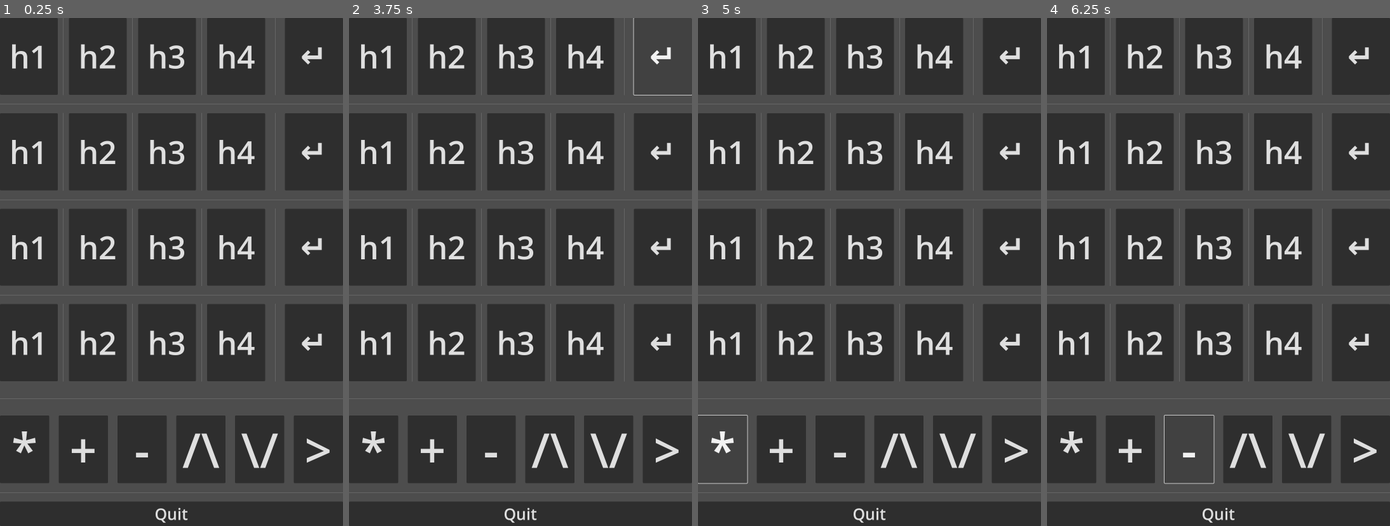
Above: before the commit, frames 1-4 (left to right).
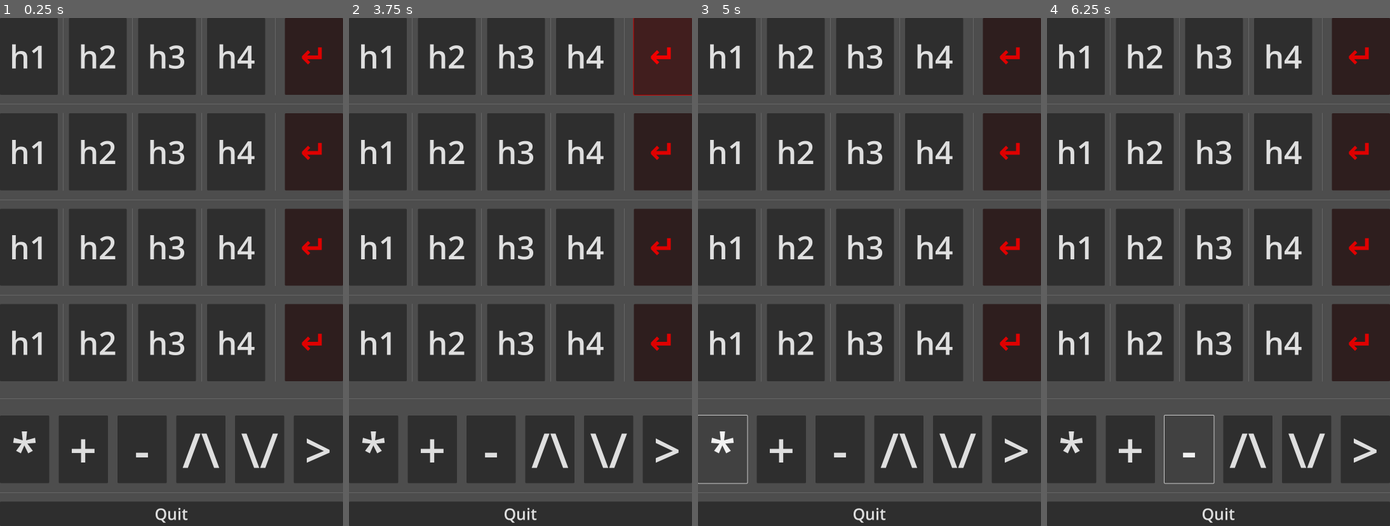
Above: after the commit, the same moments.

Repository: LibreTactile/light-launcher
Game: Godot game, scene res://scenes/home.tscn
Same seed, same stepped clock (60 frames per second), same inputs: the game is played once before the commit and once after it.
Inputs:
- Up to frame 1 (0.25 s): no input
- Up to frame 2 (3.75 s): click "h1" at 0.5 s; click "h2" at 1.25 s; click "h3" at 2 s; click "h4" at 2.75 s; click "↵" at 3.5 s
- Up to frame 3 (5 s): click "*" at 4.25 s
- Up to frame 4 (6.25 s): click "+" at 5 s; click "-" at 5.75 s

The runs differ from the first frame. In frame 1, 0.4% of the frame differs, in the area x 87-94%, y 5-66%; in frame 2, 2.9%, in the area x 82-100%, y 0-66%; in frame 3, 0.4%; in frame 4, 0.4%.

Commit message:
[feat] Vibration pattern for ACTIVE & INACTIVE states row element

Diff:
--- a/scenes/prefabs/TOMAT_UIelement_row.tscn
+++ b/scenes/prefabs/TOMAT_UIelement_row.tscn
@@ -1,4 +1,6 @@
-[gd_scene format=3 uid="uid://d0hlmds2bmo4c"]
+[gd_scene load_steps=2 format=3 uid="uid://d0hlmds2bmo4c"]
+
+[ext_resource type="Script" uid="uid://ckelvk0arxch" path="res://scripts/btn_rowElement.gd" id="1_smu3l"]
 
 [node name="element row" type="HBoxContainer"]
 size_flags_horizontal = 3
@@ -57,3 +59,4 @@
 size_flags_horizontal = 3
 theme_override_font_sizes/font_size = 100
 text = "↵"
+script = ExtResource("1_smu3l")
--- /dev/null
+++ b/scripts/btn_rowElement.gd
@@ -0,0 +1,138 @@
+extends Button
+
+# Enum for button states
+enum ButtonState {INACTIVE, ACTIVE, PULSATING}
+
+# Button properties
+var button_state = ButtonState.PULSATING
+var is_vibrating = false
+var vibration_timer = null
+var pulse_on_time = 0.2
+var pulse_off_time = 0.5
+var active_touches = {}  # Track all active touches and their inside status
+# Called when the node enters the scene tree for the first time
+func _ready():
+	vibration_timer = Timer.new()
+	add_child(vibration_timer)
+	vibration_timer.one_shot = true
+	vibration_timer.timeout.connect(_on_vibration_timer_timeout)
+	update_appearance()
+
+# Handle all input events
+func _input(event):
+	if not (event is InputEventScreenTouch or event is InputEventScreenDrag):
+		return
+
+	# Handle touch events
+	if event is InputEventScreenTouch:
+		if event.pressed:
+			# Touch started
+			var was_any_inside = active_touches.values().any(func(v): return v)
+			active_touches[event.index] = _is_point_inside(event.position)
+
+			if not was_any_inside and active_touches[event.index]:
+				_trigger_vibration()
+		else:
+			# Touch ended
+			var was_inside = active_touches.erase(event.index)
+			if was_inside:
+				_update_vibration_state()
+
+	# Handle drag events
+	if event is InputEventScreenDrag:
+		if active_touches.has(event.index):
+			var was_inside = active_touches[event.index]
+			var is_now_inside = _is_point_inside(event.position)
+			active_touches[event.index] = is_now_inside
+
+			if was_inside != is_now_inside:
+				_update_vibration_state()
+
+# Update vibration state based on all active touches
+func _update_vibration_state():
+	var any_inside = active_touches.values().any(func(val): return val)
+	if any_inside:
+		if not is_vibrating:
+			_trigger_vibration()
+	else:
+		_stop_vibration()
+
+# Trigger vibration based on button state
+func _trigger_vibration():
+	is_vibrating = true
+	match button_state:
+		ButtonState.ACTIVE:
+			start_continuous_vibration(50, 50,1.0)
+		ButtonState.INACTIVE:
+			pass
+		ButtonState.PULSATING:
+			start_pulsating_vibration()
+
+# Start continuous vibration pattern
+func start_continuous_vibration(duration_ms, interval_ms,amplitude):
+	if vibration_timer.is_stopped():
+		vibration_timer.wait_time = interval_ms / 1000.0
+		vibration_timer.start()
+	Input.vibrate_handheld(duration_ms,amplitude)
+
+# Handle vibration timer timeout
+func _on_vibration_timer_timeout():
+	if not is_vibrating:
+		return
+
+	match button_state:
+		ButtonState.ACTIVE:
+			start_continuous_vibration(50, 50,1.0)
+		ButtonState.INACTIVE:
+			pass
+		ButtonState.PULSATING:
+			# Existing pulsating logic
+			if is_vibrating:
+				Input.vibrate_handheld(300)
+				vibration_timer.wait_time = pulse_on_time
+			else:
+				vibration_timer.wait_time = pulse_off_time
+			vibration_timer.start()
+
+# Stop vibration
+func _stop_vibration():
+	if is_vibrating:
+		is_vibrating = false
+		vibration_timer.stop()
+
+# Helper to check if touch point is inside button
+func _is_point_inside(point):
+	return get_global_rect().has_point(point)
+
+# Start pulsating vibration
+func start_pulsating_vibration():
+	is_vibrating = true
+	Input.vibrate_handheld(300)
+	vibration_timer.wait_time = pulse_on_time
+	vibration_timer.start()
+
+# Set button state
+func set_state(new_state):
+	button_state = new_state
+
+	# Stop any existing vibration pattern
+	if is_vibrating and button_state != ButtonState.PULSATING:
+		is_vibrating = false
+		vibration_timer.stop()
+
+	# Start pulsating if that's the new state
+	if button_state == ButtonState.PULSATING and not is_vibrating:
+		start_pulsating_vibration()
+
+	# Update button appearance
+	update_appearance()
+
+# Update button appearance based on state
+func update_appearance():
+	match button_state:
+		ButtonState.ACTIVE:
+			modulate = Color(0, 1, 0, 1)  # Green
+		ButtonState.INACTIVE:
+			modulate = Color(0.5, 0.5, 0.5, 1)  # Gray
+		ButtonState.PULSATING:
+			modulate = Color(1, 0, 0, 1)  # Red
Not shown, changed: export_presets.cfg
Not shown, added: scripts/btn_rowElement.gd.uid
